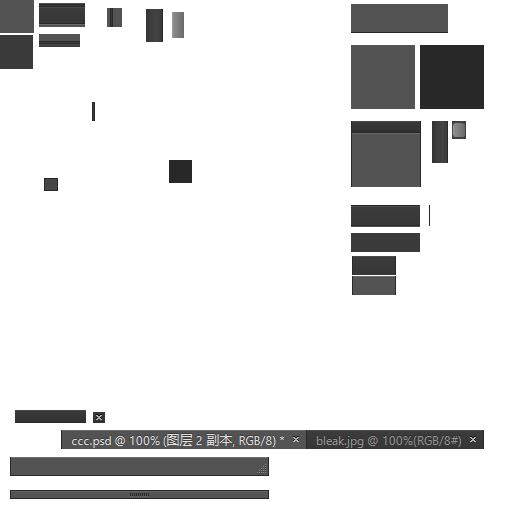
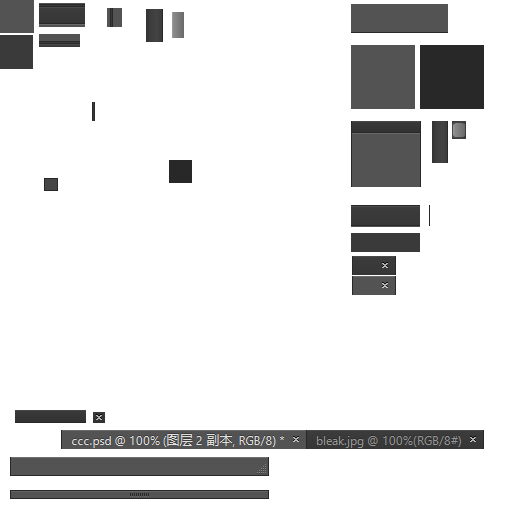
Layered file, before and after one edit (512 x 512). Changes by layer:
added layer "图层 16" above "图层 14" over 382, 262, 388, 268
added layer "图层 14" above "图层 13" over 382, 282, 388, 288
